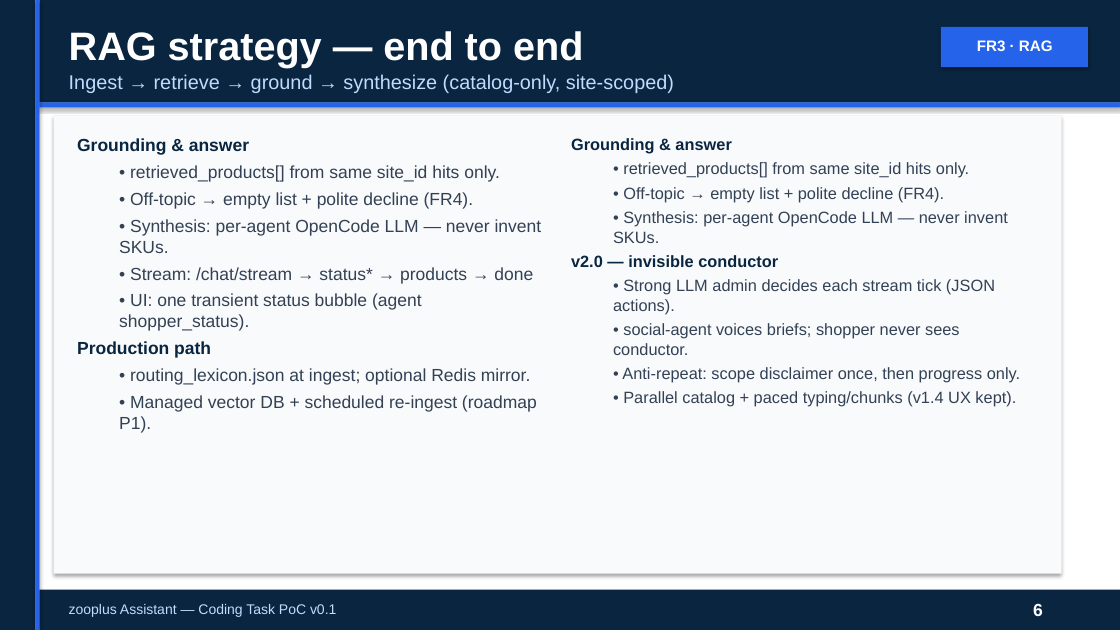
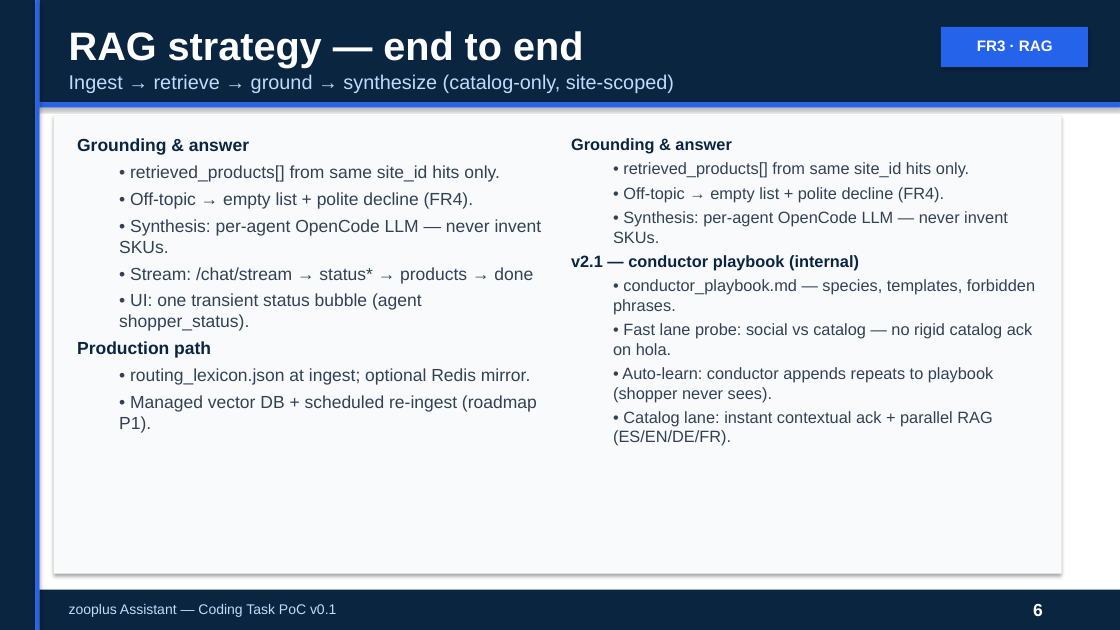
Before and after one commit to peluzzza/PoCAssistantZooplus, a slide deck: slide 6 of docs/deliverables/v0.1/zooplus-assistant-interview-15min-pro.pptx. Drawn at 1120x630 pixels with LibreOffice and Linux fonts; fonts in the diff are those of the drawing. Boxes give left, top, right and bottom in pixels: in the first picture for what was removed or moved away, otherwise in the second. Text is boxed around its words. In the diff, an @@ line names an element or a change of style, - is before the commit and + after.

```diff
--- a/docs/deliverables/v0.1/zooplus-assistant-interview-15min-pro.pptx
+++ b/docs/deliverables/v0.1/zooplus-assistant-interview-15min-pro.pptx
@@ text at (571,255,1035,446): text changed @@
-v2.0 — invisible conductor
-  • Strong LLM admin decides each stream tick (JSON actions).
-  • social-agent voices briefs; shopper never sees conductor.
-  • Anti-repeat: scope disclaimer once, then progress only.
-  • Parallel catalog + paced typing/chunks (v1.4 UX kept).
+v2.1 — conductor playbook (internal)
+  • conductor_playbook.md — species, templates, forbidden phrases.
+  • Fast lane probe: social vs catalog — no rigid catalog ack on hola.
+  • Auto-learn: conductor appends repeats to playbook (shopper never sees).
+  • Catalog lane: instant contextual ack + parallel RAG (ES/EN/DE/FR).
```
Also in this commit, not shown: 3 other slides changed, 19 other files.
